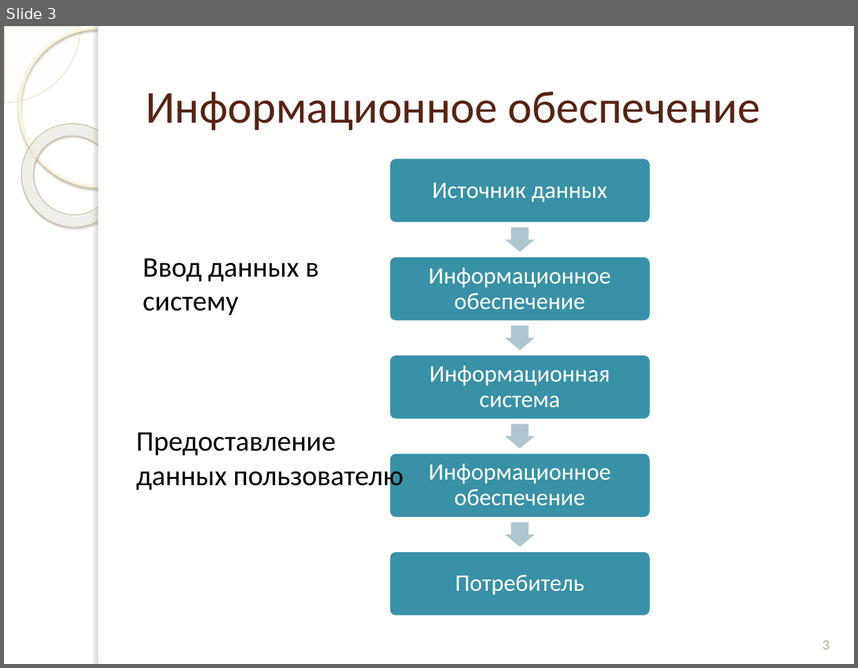
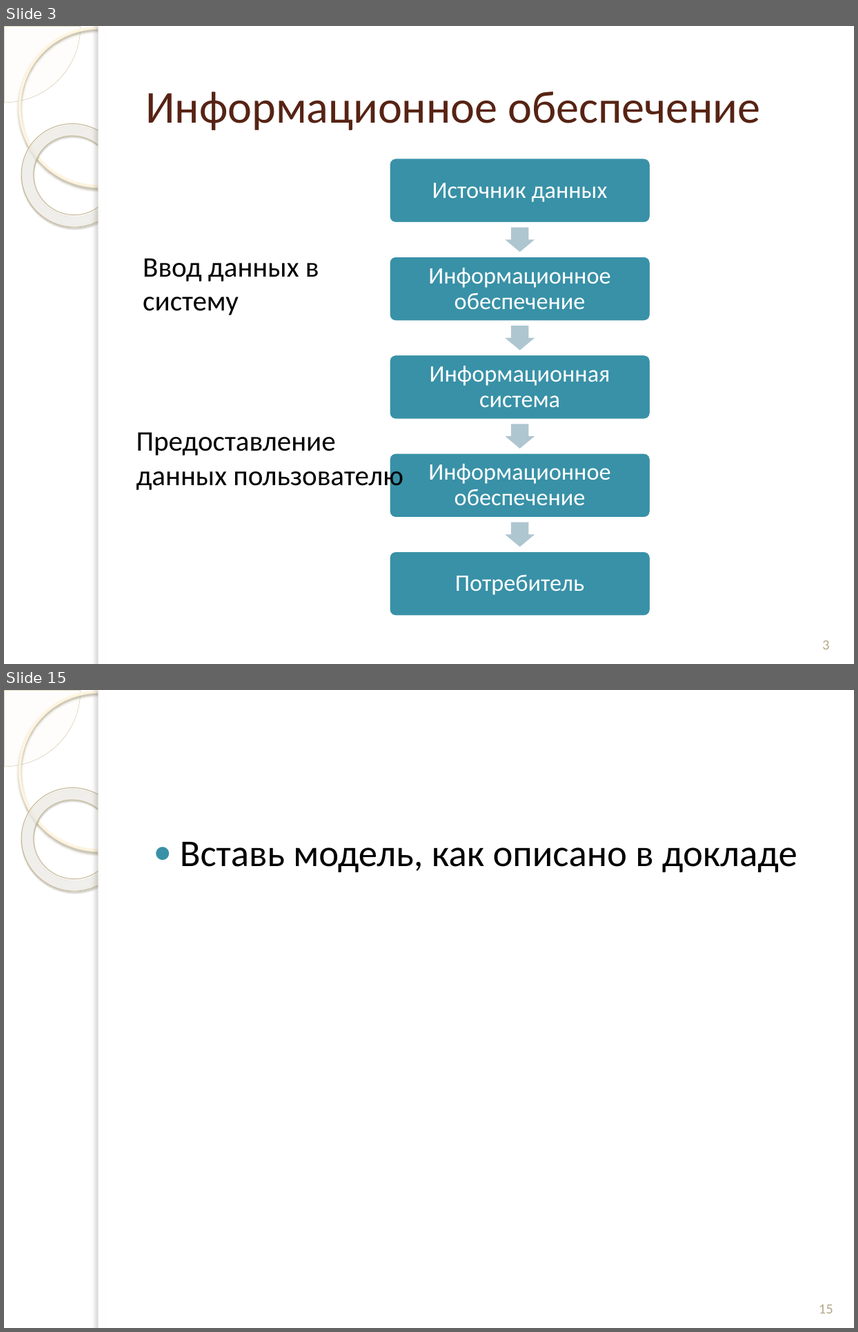
Before and after one commit to andreytemn/university, a slide deck: diplom/презентация к отчету.pptx. Shown one above the other, each under a label of ours: slide 3 before the commit, slides 3 and 15 after it; the slides between them are not shown. The pictures are 858x668 and 858x1332 pixels, drawn with LibreOffice and Linux fonts; fonts in the diff are those of the drawing; background and template pictures are left out. Boxes give left, top, right and bottom in pixels: in the first picture for what was removed or moved away, otherwise in the second. Text is boxed around its words. In the diff, an @@ line names an element or a change of style, - is before the commit and + after.

Commit message:
Расписан доклад по слайдам

```diff
--- a/diplom/презентация к отчету.pptx
+++ b/diplom/презентация к отчету.pptx
@@ slide 15 added at <box>4,690,854,1328</box>, background picture (left out); not listed: 5 template elements that a slide beside it also shows @@
@@ text added at <box>180,842,797,872</box>, 32 pt, text #000000 @@
+● Вставь модель, как описано в докладе
@@ page number added at <box>819,1304,833,1313</box>, 12 pt, text #B6A98A @@
+15
```
Also in this commit, not shown: 1 slide changed, 14 other slides added, 2 other files.
